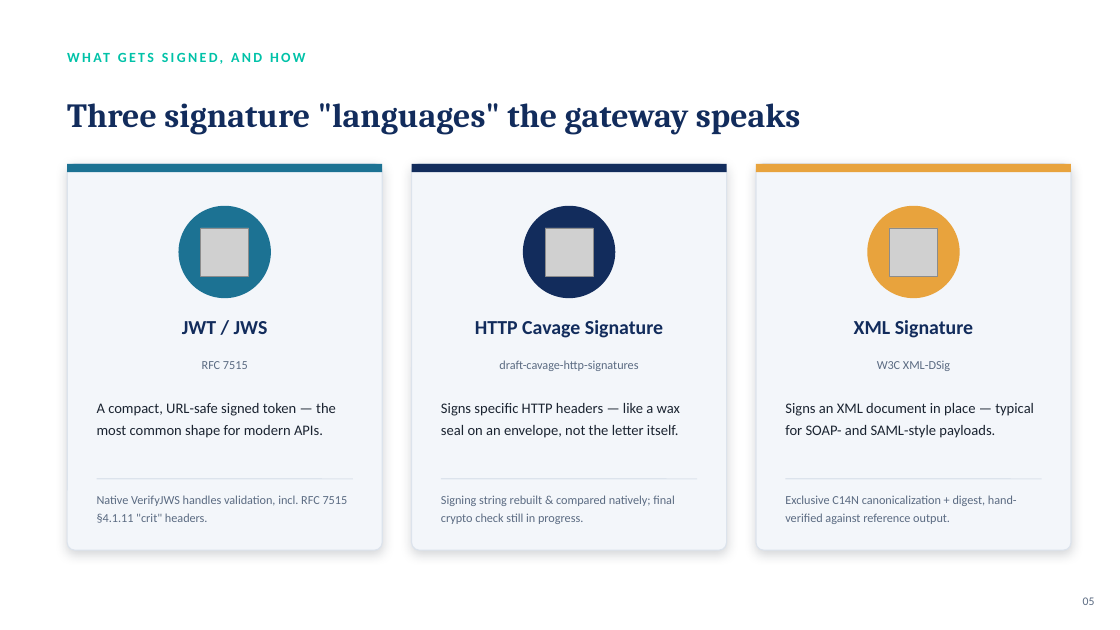
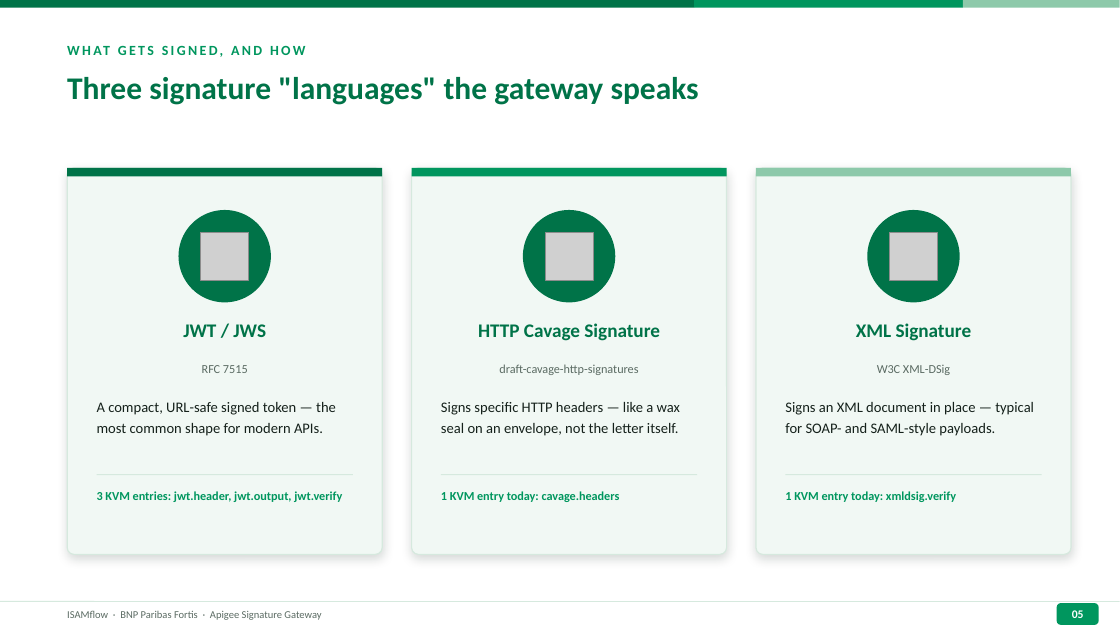
Before and after one commit to Barondev007/ISAMflow, a slide deck: slide 5 of Signature-Flow-Overview.pptx. Drawn at 1120x630 pixels with LibreOffice and Linux fonts; fonts in the diff are those of the drawing; grey boxes stand for pictures. Boxes give left, top, right and bottom in pixels: in the first picture for what was removed or moved away, otherwise in the second. Text is boxed around its words. In the diff, an @@ line names an element or a change of style, - is before the commit and + after.

```diff
--- a/Signature-Flow-Overview.pptx
+++ b/Signature-Flow-Overview.pptx
@@ rectangle added at [0, 0, 694, 8], fill #007348 @@
@@ rectangle added at [694, 0, 963, 8], fill #00965E @@
@@ rectangle added at [963, 0, 1120, 8], fill #8DC9AA @@
@@ text "WHAT GETS SIGNED, AND HOW" at [67, 35, 739, 65]: text colour #00C2A8 to #00965E @@
@@ text "Three signature "languages" the gateway ...": place and size @@
-text "Three signature "languages" the gateway ..." at [67, 103, 800, 135]
+text "Three signature "languages" the gateway ..." at [67, 77, 699, 105]
@@ text "Three signature "languages" the gateway ..." at [67, 77, 699, 105]: size 29 to 27 pt, font Cambria to Calibri, text colour #122C5C to #007348; vertical alignment middle to top @@
@@ 3 pictures, 3 rounded rectangles, 3 ellipses, 3 rectangles: place and size @@
-3 pictures, 3 rounded rectangles, 3 ellipses, 3 rectangles at [67, 164, 1071, 550]
+3 pictures, 3 rounded rectangles, 3 ellipses, 3 rectangles at [67, 168, 1071, 555]
@@ rectangle at [67, 168, 382, 176]: fill #1C7293 to #007348 @@
@@ rectangle at [412, 168, 727, 176]: fill #122C5C to #00965E @@
@@ fill #F3F6FA to #F1F8F4; outline #DCE3EC 1 pt to #D6E9DE 1 pt; shadow changed; proportions changed in 3 elements at [67, 168, 382, 555], [412, 168, 727, 555], [756, 168, 1071, 555] @@
@@ rectangle at [756, 168, 1071, 176]: fill #E8A33D to #8DC9AA @@
@@ ellipse at [178, 210, 271, 302]: fill #1C7293 to #007348 @@
@@ ellipse at [523, 210, 615, 302]: fill #122C5C to #007348 @@
@@ ellipse at [867, 210, 960, 302]: fill #E8A33D to #007348 @@
@@ size 17 to 16.5 pt, text colour #122C5C to #007348 in 3 elements at [183, 324, 266, 337], [478, 323, 660, 341], [856, 323, 972, 341] @@
@@ text colour #5B6B82 to #5B6B63 in 3 elements at [202, 365, 248, 373], [499, 364, 638, 375], [877, 365, 950, 375] @@
@@ text colour #1B2431 to #15211B in 3 elements at [97, 402, 336, 436], [441, 402, 680, 436], [785, 402, 1034, 436] @@
@@ line (97, 475) - (353, 475): stroke #DCE3EC 1 pt to #D6E9DE 1 pt @@
@@ line (441, 475) - (697, 475): stroke #DCE3EC 1 pt to #D6E9DE 1 pt @@
@@ 3 lines, 1 text: place and size @@
-3 lines, 1 text at [67, 42, 1042, 479]
+3 lines, 1 text at [67, 35, 1042, 475]
@@ line (786, 475) - (1042, 475): stroke #DCE3EC 1 pt to #D6E9DE 1 pt @@
@@ text at [97, 491, 342, 502]: text changed; text colour #5B6B82 to #00965E; bold on @@
-Native VerifyJWS handles validation, incl. RFC 7515 §4.1.11 "crit" headers.
+3 KVM entries: jwt.header, jwt.output, jwt.verify
@@ text at [441, 491, 620, 502]: text changed; text colour #5B6B82 to #00965E; bold on @@
-Signing string rebuilt & compared natively; final crypto check still in progress.
+1 KVM entry today: cavage.headers
@@ text at [785, 491, 956, 502]: text changed; text colour #5B6B82 to #00965E; bold on @@
-Exclusive C14N canonicalization + digest, hand-verified against reference output.
+1 KVM entry today: xmldsig.verify
@@ line added from (0, 602) to (1120, 602), #D6E9DE 0.75 pt @@
@@ text added at [67, 611, 321, 620], 9 pt, text #5B6B63 @@
+ISAMflow · BNP Paribas Fortis · Apigee Signature Gateway
@@ text "05": place and size @@
-text "05" at [1083, 597, 1095, 605]
+text "05" at [1072, 610, 1084, 618]
@@ text "05" at [1072, 610, 1084, 618]: text colour #5B6B82 to #FFFFFF, bold on; alignment right to centre @@
@@ rounded rectangle added at [1057, 603, 1099, 625], fill #00965E @@
```
Also in this commit, not shown: 12 other slides changed, 5 slides added.
